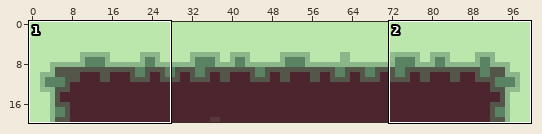
Two states of a sprite sheet, assets/world/platform.png. The picture above shows the old version from afar; the outline marks the close-up.
Close-up. Before:
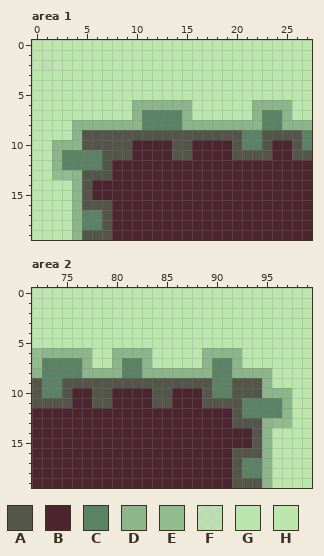
The file is 100x20 pixels. Colours within 5 levels of each other are drawn and written as one. Shown: area 1: x 0..27, y 0..19; area 2: x 72..99, y 0..19.
Palette (. is transparent): A #54564a  B #4d252f  C #5a8364  D #8bb689  E #90bc8e  F #bbe7add4  G #bbe7adf5  H #bbe7ad
Pixels before, area 1, first column x 0:
 0 HHHHHHHHHHHHHHHHHHHHHHHHHHHH
 1 HHHHHHHHHHHHHHHHHHHHHHHHHHHH
 2 HFHHHHHHHHHHHHHHHHHHHHHHHHHH
 3 HHHHHHHHHHHHHHHHHHHHHHHHHHHH
 4 HHHHHHHHHHHHHHHHHHHHHHHHHHHH
 5 HHHHHHHHHHHHHHHHHHHHHHHHHHHH
 6 HHHHHHHHHHDDDDDDHHHHHHDDDDHH
 7 HHHHHHHHHHDCCCCDHHHHHHDCCDHH
 8 HHHHDDDDDDDCCCCDDDDDDDDCCDDD
 9 HHHHDAAAAAAAAAAAAAAAACCAAAAC
10 HHDDDAAAAABBBBAABBBBACCABBAC
11 HHDCCCCAAABBBBAABBBBAAAABBAA
12 HHDCCCCABBBBBBBBBBBBBBBBBBBB
13 HHEEDAAABBBBBBBBBBBBBBBBBBBB
14 HHHHDABBBBBBBBBBBBBBBBBBBBBB
15 HHHHDABBBBBBBBBBBBBBBBBBBBBB
16 HHHHDAAABBBBBBBBBBBBBBBBBBBB
17 HHHHDCCABBBBBBBBBBBBBBBBBBBB
18 HHHHDCCABBBBBBBBBBBBBBBBBBBB
19 HHHHDAAABBBBBBBBBBBBBBBBBBBB
Pixels before, area 2, first column x 72:
 0 HHHHHHHHHHHHHHHHHHHHHHHHHHHH
 1 HHHHHHHHHHHHHHHHHHHHHHHHHHHH
 2 HHHHHHHHHHHHHHHHHHHHHHHHHHGH
 3 HHHHHHHHHHHHHHHHHHHHHHHHHHHH
 4 HHHHHHHHHHHHHHHHHHHHHHHHHHHH
 5 HHHHHHHHHHHHHHHHHHHHHHHHHHHH
 6 EDDDDDHHDDDDHHHHHDDDDHHHHHHH
 7 ECCCCDHHDCCDHHHHHDCCDHHHHHHH
 8 DCCCCDDDDCCDDDDDDDCCDDDDHHHH
 9 ACCAAAAAAAAAAAAAAACCAAADHHHH
10 ACCABBAABBBBAABBBACCAAADDDHH
11 AAAABBAABBBBAABBBAAAACCCCDHH
12 BBBBBBBBBBBBBBBBBBBBACCCCDHH
13 BBBBBBBBBBBBBBBBBBBBAAADEEHH
14 BBBBBBBBBBBBBBBBBBBBBBADHHHH
15 BBBBBBBBBBBBBBBBBBBBBBADHHHH
16 BBBBBBBBBBBBBBBBBBBBAAADHHHH
17 BBBBBBBBBBBBBBBBBBBBACCDHHHH
18 BBBBBBBBBBBBBBBBBBBBACCDHHHH
19 BBBBBBBBBBBBBBBBBBBBAAADHHHH
The result:
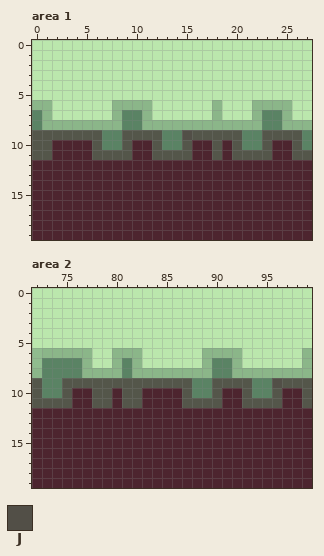
Colours new in this view: J #524f47
Change:
{"where": "area 1"}
{"y":2,"x":1,"old":"F","new":"H"}
{"y":6,"x":0,"old":"HH","new":"DD"}
{"y":6,"x":8,"old":"HH","new":"DD"}
{"y":6,"x":12,"old":"DDDD","new":"HHHH"}
{"y":6,"x":18,"old":"H","new":"D"}
{"y":7,"x":0,"old":"HH","new":"CD"}
{"y":7,"x":8,"old":"HHDCCCCD","new":"DCCDHHHH"}
{"y":7,"x":18,"old":"H","new":"D"}
{"y":8,"x":0,"old":"HHHH","new":"CDDD"}
{"y":8,"x":9,"old":"DDCCCC","new":"CCDDDD"}
{"y":9,"x":0,"old":"HHHHD","new":"AAAAA"}
{"y":9,"x":7,"old":"AA","new":"CC"}
{"y":9,"x":13,"old":"AAA","new":"CCJ"}
{"y":10,"x":0,"old":"HHDDDA","new":"AABBBB"}
{"y":10,"x":7,"old":"AA","new":"CC"}
{"y":10,"x":12,"old":"BBA","new":"ACC"}
{"y":10,"x":18,"old":"B","new":"A"}
{"y":11,"x":0,"old":"HHDCCCC","new":"AABBBBA"}
{"y":11,"x":12,"old":"BB","new":"AA"}
{"y":11,"x":18,"old":"B","new":"A"}
{"y":12,"x":0,"old":"HHDCCCCA","new":"BBBBBBBB"}
{"y":13,"x":0,"old":"HHEEDAAA","new":"BBBBBBBB"}
{"y":14,"x":0,"old":"HHHHDA","new":"BBBBBB"}
{"y":15,"x":0,"old":"HHHHDA","new":"BBBBBB"}
{"y":16,"x":0,"old":"HHHHDAAA","new":"BBBBBBBB"}
{"y":17,"x":0,"old":"HHHHDCCA","new":"BBBBBBBB"}
{"y":18,"x":0,"old":"HHHHDCCA","new":"BBBBBBBB"}
{"y":19,"x":0,"old":"HHHHDAAA","new":"BBBBBBBB"}
{"where": "area 2"}
{"y":2,"x":98,"old":"G","new":"H"}
{"y":6,"x":83,"old":"D","new":"H"}
{"y":6,"x":99,"old":"H","new":"D"}
{"y":7,"x":82,"old":"CD","new":"DH"}
{"y":7,"x":99,"old":"H","new":"D"}
{"y":8,"x":82,"old":"C","new":"D"}
{"y":8,"x":96,"old":"HHHH","new":"DDDD"}
{"y":9,"x":88,"old":"AACC","new":"CCAA"}
{"y":9,"x":94,"old":"ADHHHH","new":"CCJAAA"}
{"y":10,"x":81,"old":"BB","new":"AA"}
{"y":10,"x":84,"old":"AA","new":"BB"}
{"y":10,"x":87,"old":"BBACCA","new":"ACCABB"}
{"y":10,"x":94,"old":"ADDDHH","new":"CCABBA"}
{"y":11,"x":81,"old":"BB","new":"AA"}
{"y":11,"x":84,"old":"AA","new":"BB"}
{"y":11,"x":87,"old":"BB","new":"AA"}
{"y":11,"x":91,"old":"AACCCCDHH","new":"BBAAAABBA"}
{"y":12,"x":92,"old":"ACCCCDHH","new":"BBBBBBBB"}
{"y":13,"x":92,"old":"AAADEEHH","new":"BBBBBBBB"}
{"y":14,"x":94,"old":"ADHHHH","new":"BBBBBB"}
{"y":15,"x":94,"old":"ADHHHH","new":"BBBBBB"}
{"y":16,"x":92,"old":"AAADHHHH","new":"BBBBBBBB"}
{"y":17,"x":92,"old":"ACCDHHHH","new":"BBBBBBBB"}
{"y":18,"x":92,"old":"ACCDHHHH","new":"BBBBBBBB"}
{"y":19,"x":92,"old":"AAADHHHH","new":"BBBBBBBB"}
{"label":"changed","picture_box":[42,60,52,70]}
{"label":"changed","picture_box":[32,100,222,240]}
{"label":"changed","picture_box":[292,308,302,318]}
{"label":"changed","picture_box":[122,348,312,488]}
